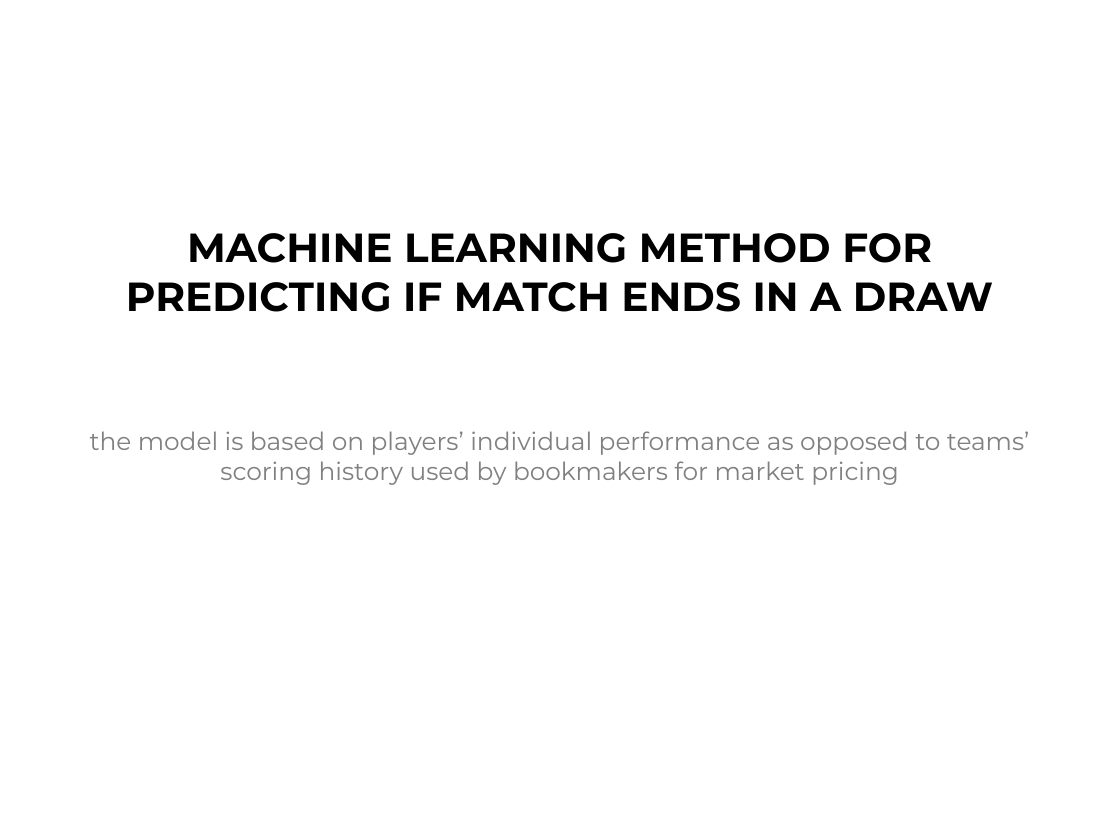
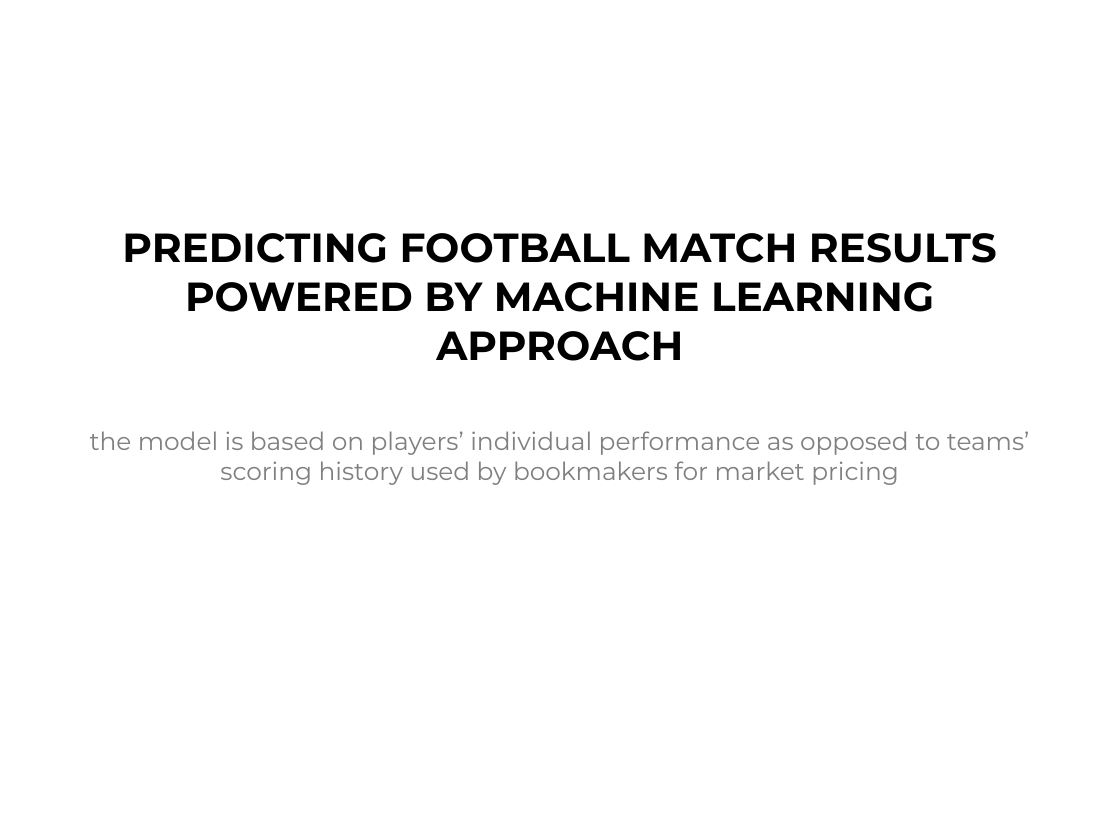
Before and after one commit to antdro/predictor, a slide deck: slide 1 of demo.pptx. Drawn at 1120x840 pixels with LibreOffice and Linux fonts; fonts in the diff are those of the drawing. Boxes give left, top, right and bottom in pixels: in the first picture for what was removed or moved away, otherwise in the second. Text is boxed around its words. In the diff, an @@ line names an element or a change of style, - is before the commit and + after.

```diff
--- a/demo.pptx
+++ b/demo.pptx
@@ title at (x1=122, y1=233, x2=997, y2=361): text changed @@
-MACHINE LEARNING METHOD FOR PREDICTING IF MATCH ENDS IN A DRAW
+PREDICTING FOOTBALL MATCH RESULTS POWERED BY MACHINE LEARNING APPROACH
```
Also in this commit, not shown: 6 other slides changed.
